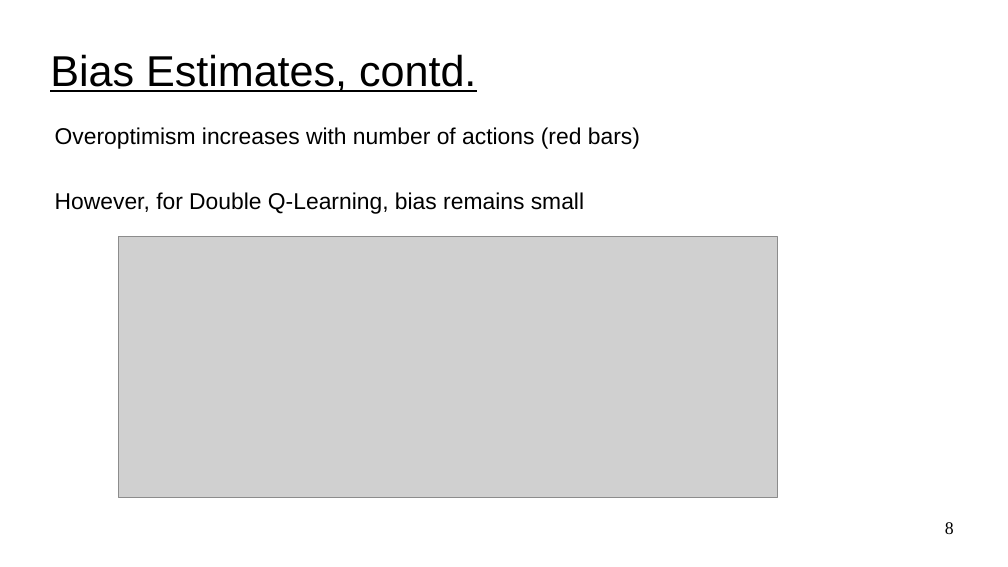
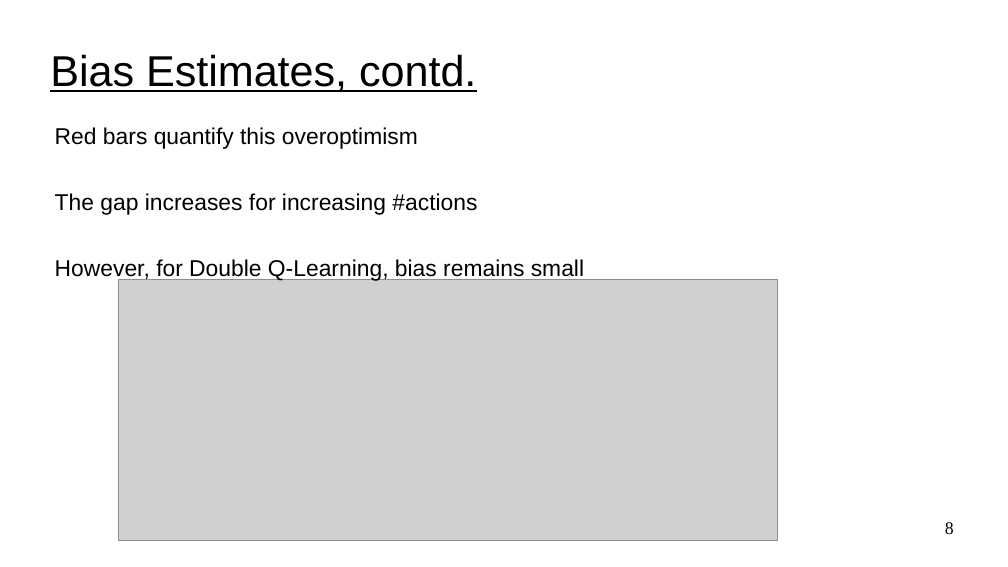
Before and after one commit to UVADS/reinforcement_learning, a slide deck: slide 8 of 06_deep_q_networks_extensions/dqn_extensions.ppt. Drawn at 1008x567 pixels with LibreOffice and Linux fonts; fonts in the diff are those of the drawing; grey boxes stand for pictures. Boxes give left, top, right and bottom in pixels: in the first picture for what was removed or moved away, otherwise in the second. Text is boxed around its words. In the diff, an @@ line names an element or a change of style, - is before the commit and + after.

```diff
--- a/06_deep_q_networks_extensions/dqn_extensions.ppt
+++ b/06_deep_q_networks_extensions/dqn_extensions.ppt
@@ text at box(55, 127, 477, 215): text changed @@
-Overoptimism increases with number of actions (red bars)
+Red bars quantify this overoptimism
+The gap increases for increasing #actions
@@ picture: place and size @@
-picture at box(119, 237, 777, 499)
+picture at box(119, 280, 777, 542)
```
Also in this commit, not shown: 5 other slides changed, 3 slides added, 1 slide removed, 1 other file.
